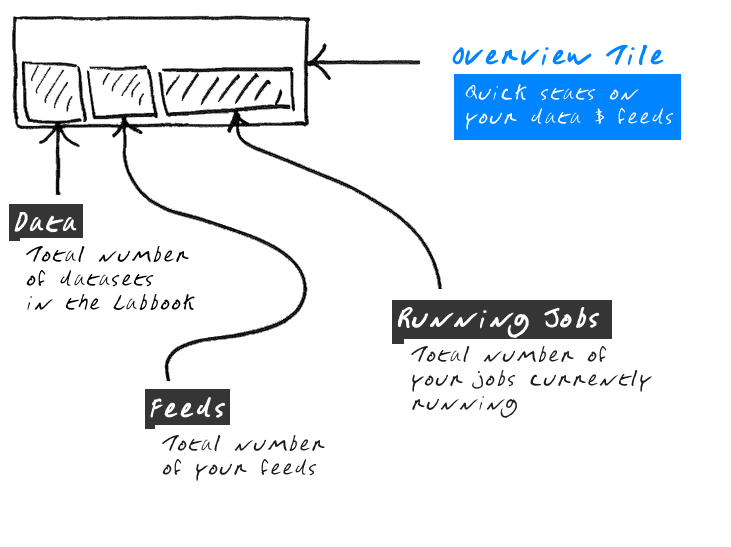
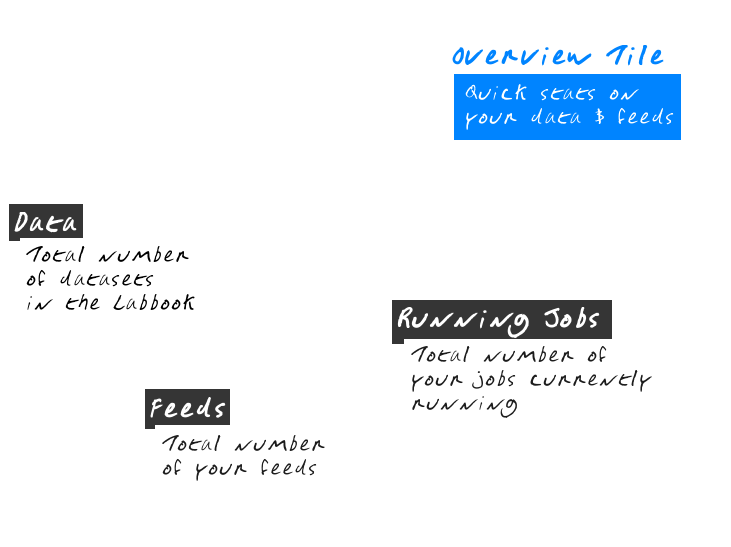
Layer changes from the first 731 × 547 image to the second:
removed layer "tut_stats.png" over left=12, top=15, right=443, bottom=381
added layer "Layer #10" above "Layer #8" over left=34, top=49, right=443, bottom=381
added layer "Layer #8" above "Quick stats on ..." over left=12, top=16, right=312, bottom=132
